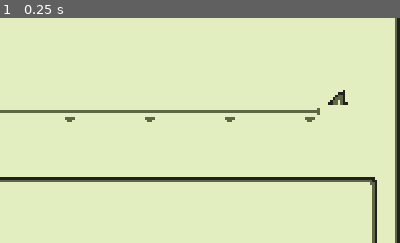
Above: before the commit, frame 1.
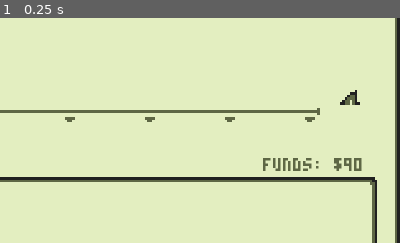
Above: after the commit, the same moment.

Repository: m-trigo/laika
Game: Godot game, scene res://src/scenes/Main.tscn
Same seed, same stepped clock (60 frames per second), same inputs: the game is played once before the commit and once after it. Sound files missing from this copy of the repository are replaced by a short silence.
Inputs:
- Up to frame 1 (0.25 s): no input
The pictures show only the part of the screen within x 50-100%, y 25-75%; the shares and areas given below are measured in that part.

The runs differ from the first frame. In frame 1, 1.0% of the frame differs, in the area x 65-91%, y 32-68%.

Commit message:
Adds the funds label

Diff:
--- a/src/scenes/Main.tscn
+++ b/src/scenes/Main.tscn
@@ -65,11 +65,23 @@
 "_edit_use_anchors_": false
 }
 
+[node name="Funds" type="Label" parent="."]
+margin_left = 265.0
+margin_top = 101.0
+margin_right = 305.0
+margin_bottom = 106.0
+custom_fonts/font = ExtResource( 6 )
+custom_colors/font_color = Color( 0.368627, 0.403922, 0.270588, 1 )
+text = "FUNDS: $90"
+__meta__ = {
+"_edit_use_anchors_": false
+}
+
 [node name="Track" parent="." instance=ExtResource( 7 )]
 position = Vector2( 0, -8 )
 
-[node name="house" type="Sprite" parent="Track"]
-position = Vector2( 295, 84 )
+[node name="House" type="Sprite" parent="Track"]
+position = Vector2( 300, 84 )
 texture = ExtResource( 11 )
 
 [node name="Frame" type="Sprite" parent="."]
--- a/src/scripts/Main.gd
+++ b/src/scripts/Main.gd
@@ -52,7 +52,7 @@
 var funds : int = 90
 
 func display_options() -> void:
-	var string := "WHAT WILL YOU DO?%56s" % "FUNDS: $%s\n" % funds
+	var string := "WHAT WILL YOU DO?\n"
 	for i in range( len( options ) ):
 		var option = options[ i ]
 		if option.price > funds:
@@ -79,6 +79,7 @@
 
 func display_flavor() -> void:
 	$DialogueBox/Label.text = "<FLAVOR TEXT>"
+	$Funds.text = "FUNDS: $%s" % funds
 	state = STATE.FLAVOR
 
 var performance : float = 100
